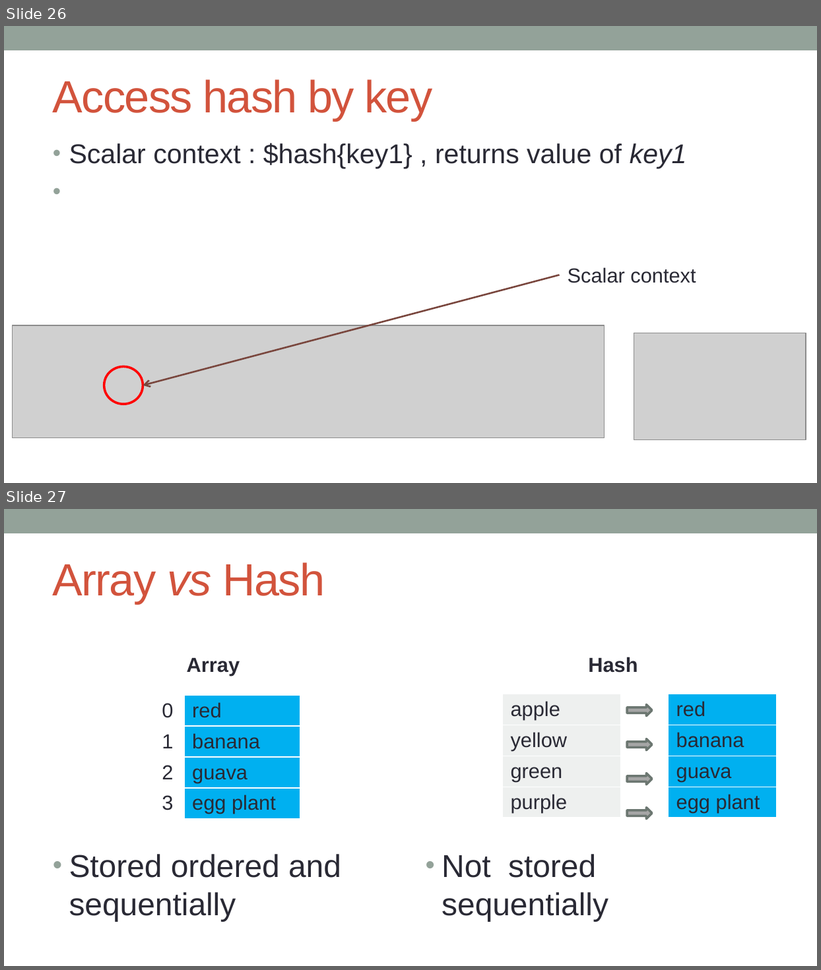
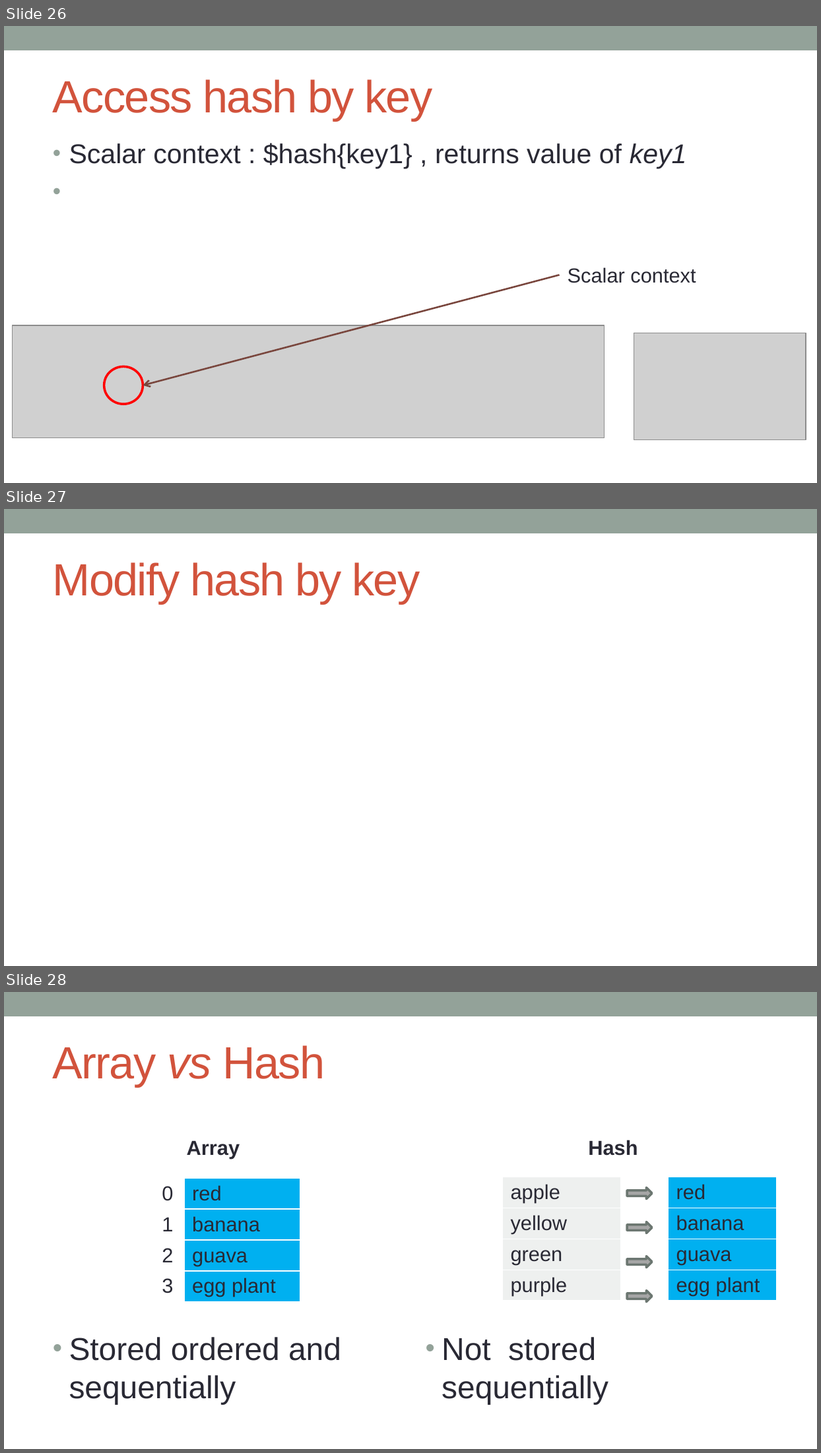
Before and after one commit to kanhu-pcr-code/bioinfo-PERL-course, a slide deck: PPTs/Variables_and_operators.pptx. Shown one above the other, each under a label of ours: slides 26 and 27 before the commit, slides 26, 27 and 28 after it. The pictures are 821x970 and 821x1453 pixels, drawn with LibreOffice and Linux fonts; fonts in the diff are those of the drawing; grey boxes stand for pictures. Boxes give left, top, right and bottom in pixels: in the first picture for what was removed or moved away, otherwise in the second. Text is boxed around its words. In the diff, an @@ line names an element or a change of style, - is before the commit and + after.

```diff
--- a/PPTs/Variables_and_operators.pptx
+++ b/PPTs/Variables_and_operators.pptx
@@ slide 27 added at [4, 509, 817, 966], background #FFFFFF; not listed: 1 template element that a slide beside it also shows @@
@@ title added at [53, 562, 420, 603], 40 pt, text #D2533C @@
+Modify hash by key
@@ what was slide 27 is now slide 28 @@
```
Also in this commit, not shown: 5 slides changed, 4 other files.
